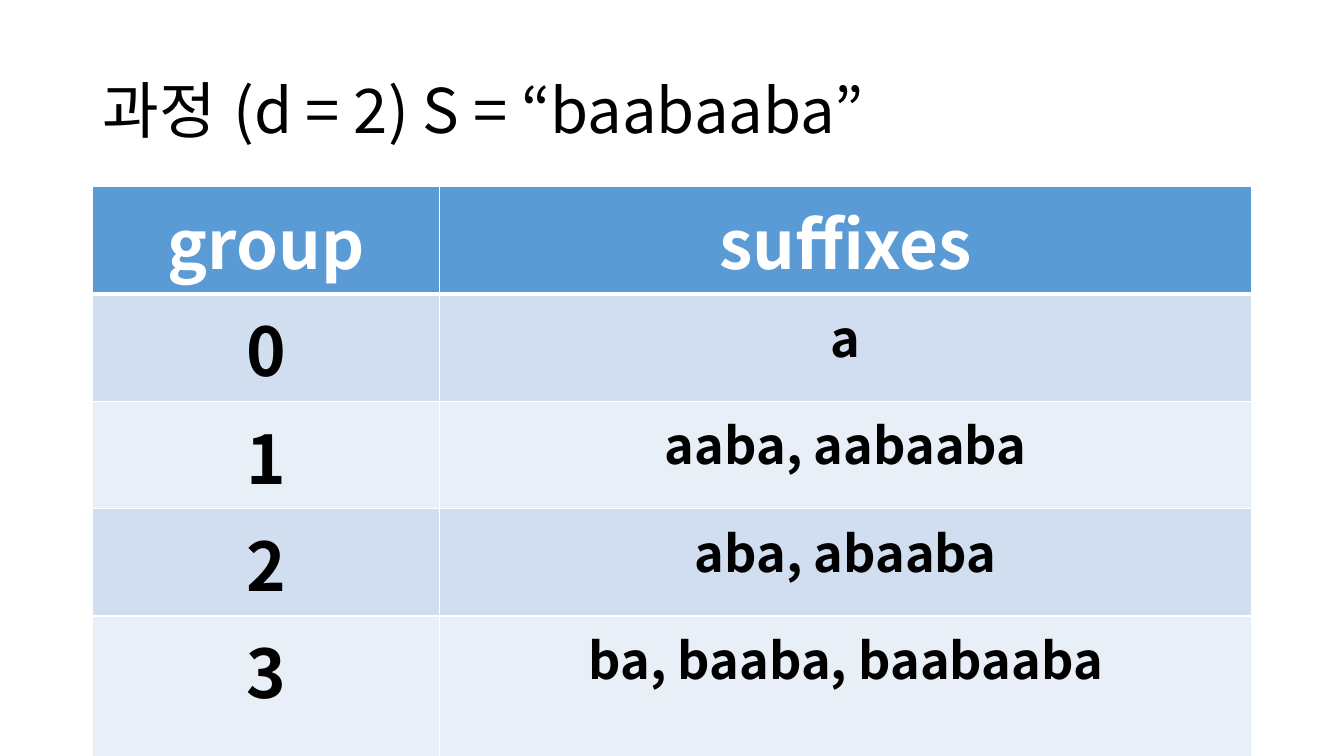
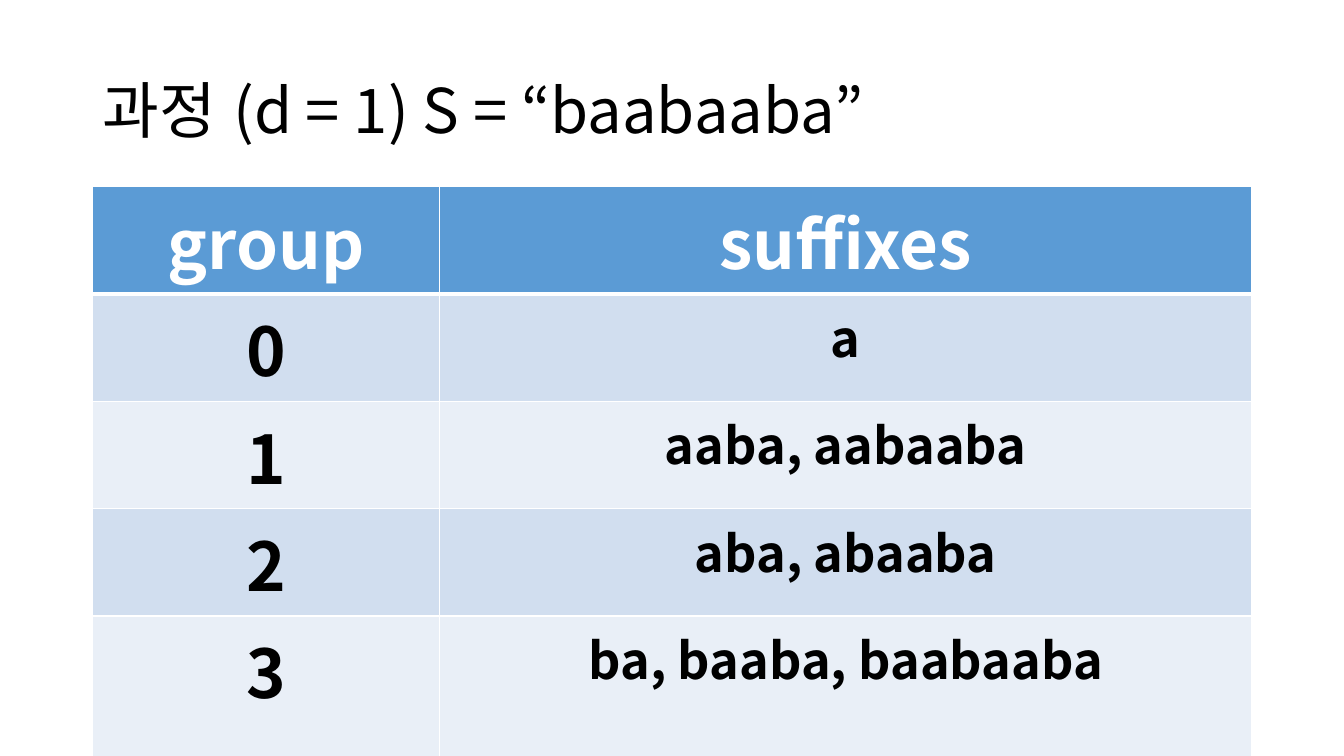
Before and after one commit to ALGOSOPT/algosopt, a slide deck: slide 6 of Chapter20/접미사배열ppt.pptx (slide 7 before the commit). Drawn at 1344x756 pixels with LibreOffice and Linux fonts; fonts in the diff are those of the drawing. Boxes give left, top, right and bottom in pixels: in the first picture for what was removed or moved away, otherwise in the second. Text is boxed around its words. In the diff, an @@ line names an element or a change of style, - is before the commit and + after.

```diff
--- a/Chapter20/접미사배열ppt.pptx
+++ b/Chapter20/접미사배열ppt.pptx
@@ title at <box>102,82,863,145</box>: text changed @@
-과정 (d = 2) S = “baabaaba”
+과정 (d = 1) S = “baabaaba”
```
Also in this commit, not shown: 4 other slides changed, 9 slides added, 3 slides removed, 4 other files.
